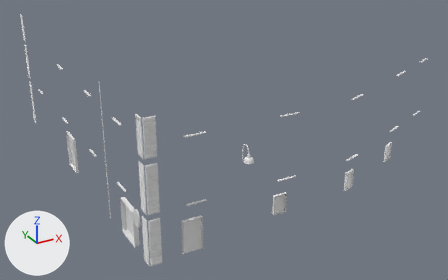
An edit to the Blender file Maps/Sardinia/Blender/Sardinia_Master.blend, drawn before and after from the same camera.
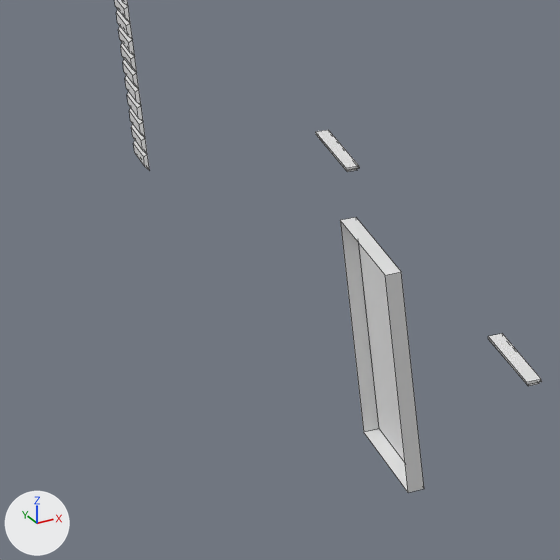
Each version is shown whole from a 50 mm lens placed at (-23.02, 42.08, 13.08), pointed at (-0.83, 82.42, -7.08), then close up on the part from 3% to 22% of the width and 35% to 66% of the height. Arrows for +X, +Y and +Z are at lower left; the lights stay in place. The close-ups show mesh edges as thin lines. The same objects are shown in both versions, whatever each file hides.

The scene before the commit, as lines of its bpy script (objects in view):
```python
me_building8b = bpy.data.meshes.new('Building8b')
me_building8b.from_pydata(...)  # 1458 vertices, 997 faces; spans x -12.6..12.4, y -8.8..1.4, z -98.3..-69.1
ob_building8b = bpy.data.objects.new('Building8b', me_building8b)
ob_building8b.location = (0.0, 0.0, 0.0)
ob_building8b.rotation_euler = (1.571, 0.0, 0.0)  # degrees (90, 0, 0)
```
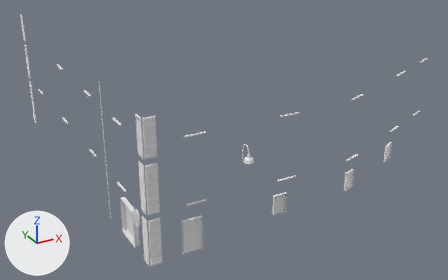
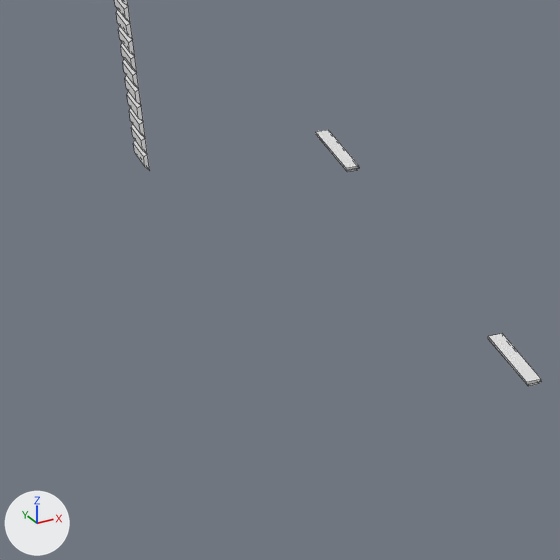
Pixel boxes [x1, y1, x2, y2] of what changed, in the close-ups (560 x 560 px):
'Building8b', reshaped: before [115, 0, 542, 492]; after [115, 0, 542, 386]
part 1 of me_building8b, deleted: before [340, 217, 424, 492]

The change in detail:
me_building8b has 1458 vertices, 997 faces and spans x -12.6..12.4, y -8.8..1.4, z -98.3..-69.1.
me_building8b is used by ob_building8b; location (0.0, 0.0, 0.0); rotation (1.571, 0.0, 0.0), in degrees (90, 0, 0).
me_building8b part 1: the loose piece of 8 vertices spanning x -12.4..-12.2, y -8.3..-5.5, z -86.5..-84.7 is deleted.
